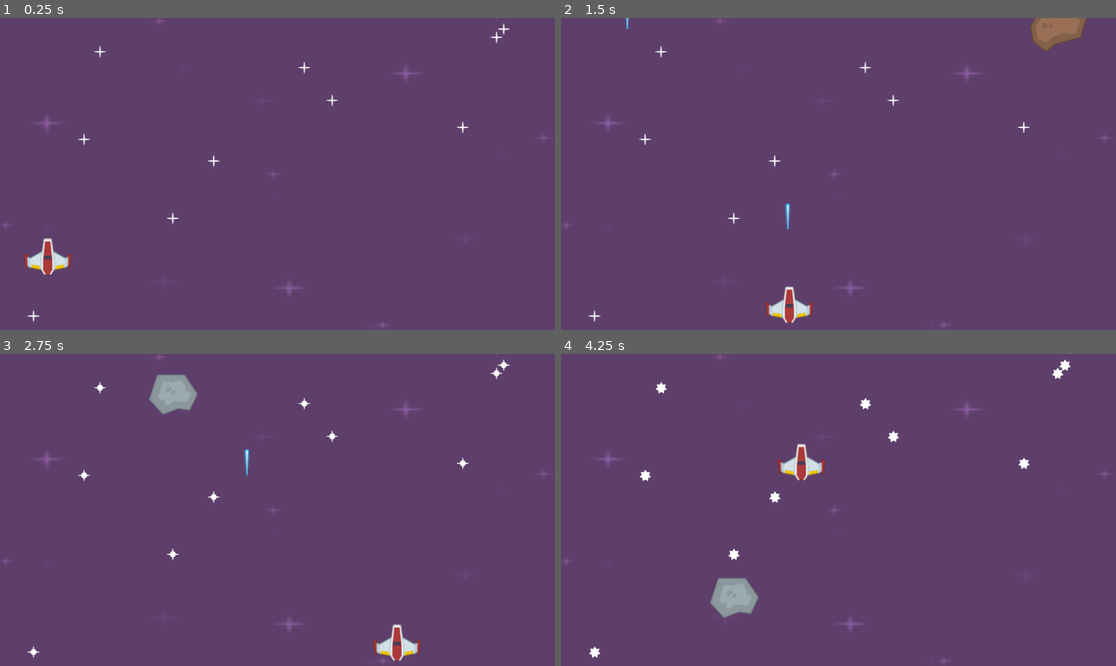
Above: before the commit, frames 1-4 (two rows, left to right).
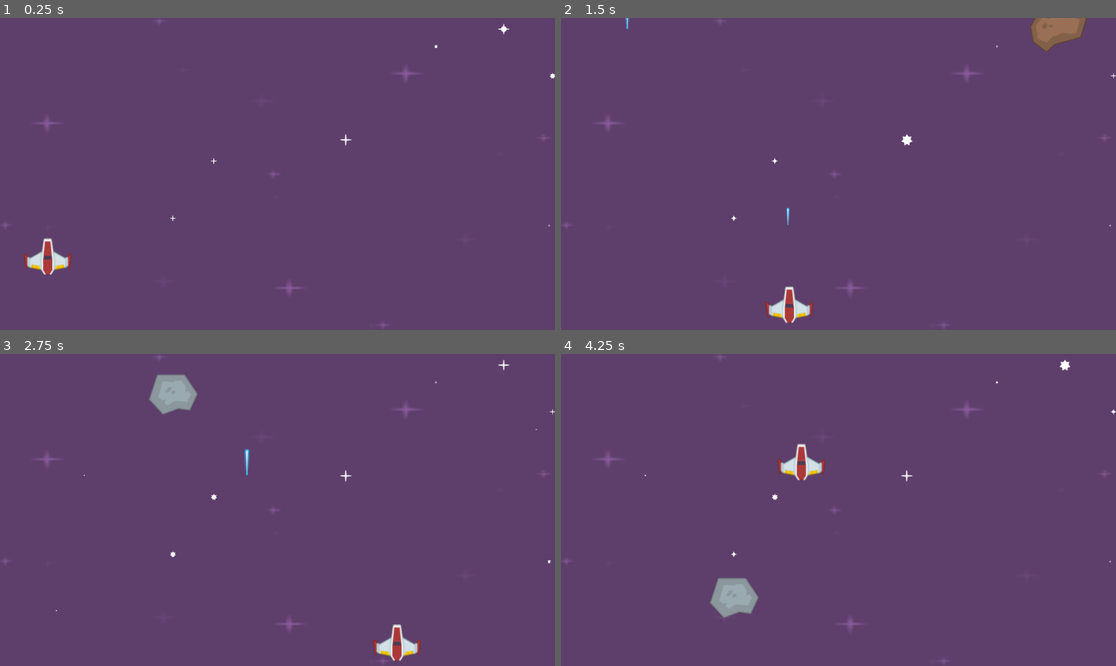
Above: after the commit, the same moments.

Repository: knguyennt/space-shooter
Game: Godot game, scene res://scenes/level.tscn
Same seed, same stepped clock (60 frames per second), same inputs: the game is played once before the commit and once after it.
Inputs:
- Up to frame 1 (0.25 s): no input
- Up to frame 2 (1.5 s): hold Right (right yeah) 0.53-1.28 s; tap Space (shoot) at 0.6, 1.35 s; hold Down (ui_down) from 1.28 s (still down)
- Up to frame 3 (2.75 s): release Down (ui_down) at 2.03 s; hold Right (right yeah) from 2.03 s (still down); tap Space (shoot) at 2.1 s
- Up to frame 4 (4.25 s): release Right (right yeah) at 2.78 s; hold Up (ui_up) 2.78-3.53 s; tap Space (shoot) at 2.85, 3.6 s; hold Left (ui_left) from 3.53 s (still down)

The runs differ from the first frame. In frame 1, 0.3% of the frame differs, in the area x 4-100%, y 1-98%; in frame 2, 0.3%; in frame 3, 0.3%; in frame 4, 0.5%, in the area x 5-100%, y 1-98%.

Commit message:
chore: add some animation for shooting

Diff:
--- a/scenes/laser.gd
+++ b/scenes/laser.gd
@@ -3,7 +3,10 @@
 
 # Called when the node enters the scene tree for the first time.
 func _ready() -> void:
-	pass # Replace with function body.
+	$Area2D/Sprite2D.scale = Vector2(0,0)
+	var tween = create_tween()
+	tween.tween_property($Area2D/Sprite2D, 'scale', Vector2(1,1), 0.2)
+
 @export var speed := 500
 
 # Called every frame. 'delta' is the elapsed time since the previous frame.
--- a/scenes/level.gd
+++ b/scenes/level.gd
@@ -9,6 +9,9 @@
 		var random_x = rng.randi_range(0, screen_size.x)
 		var random_y = rng.randi_range(0, screen_size.y)
 		star.position = Vector2(random_x, random_y)
+		var random_scale = rng.randf_range(0,1)
+		star.scale = Vector2(random_scale, random_scale)
+		star.speed_scale = rng.randf_range(0.5,1.5)
 
 
 # Called every frame. 'delta' is the elapsed time since the previous frame.
--- a/scenes/meteor.gd
+++ b/scenes/meteor.gd
@@ -16,6 +16,7 @@
 	position = Vector2(random_x, random_y)
 
 
+
 # Called every frame. 'delta' is the elapsed time since the previous frame.
 func _process(delta: float) -> void:
 	var rng := RandomNumberGenerator.new()
